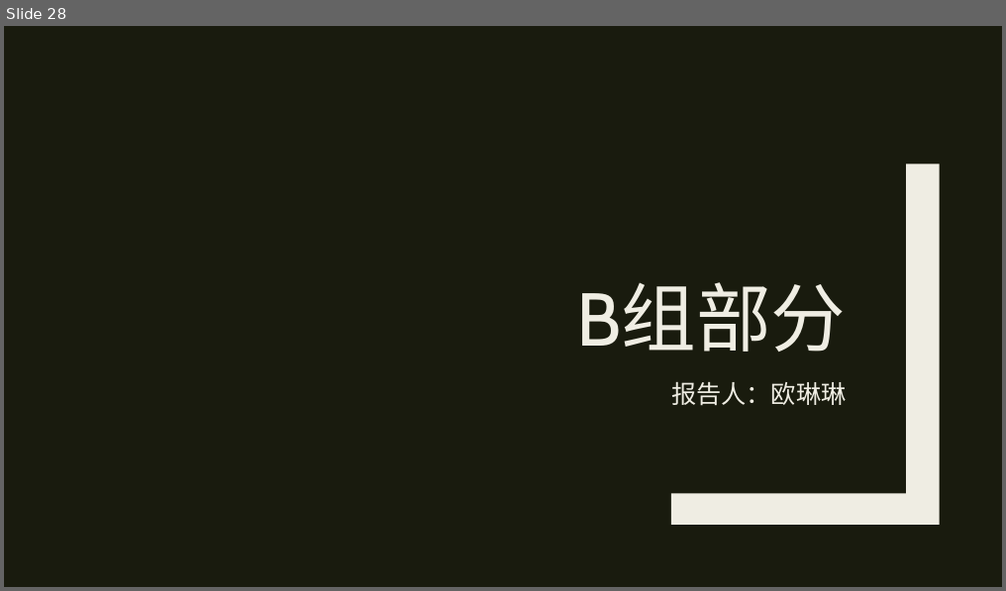
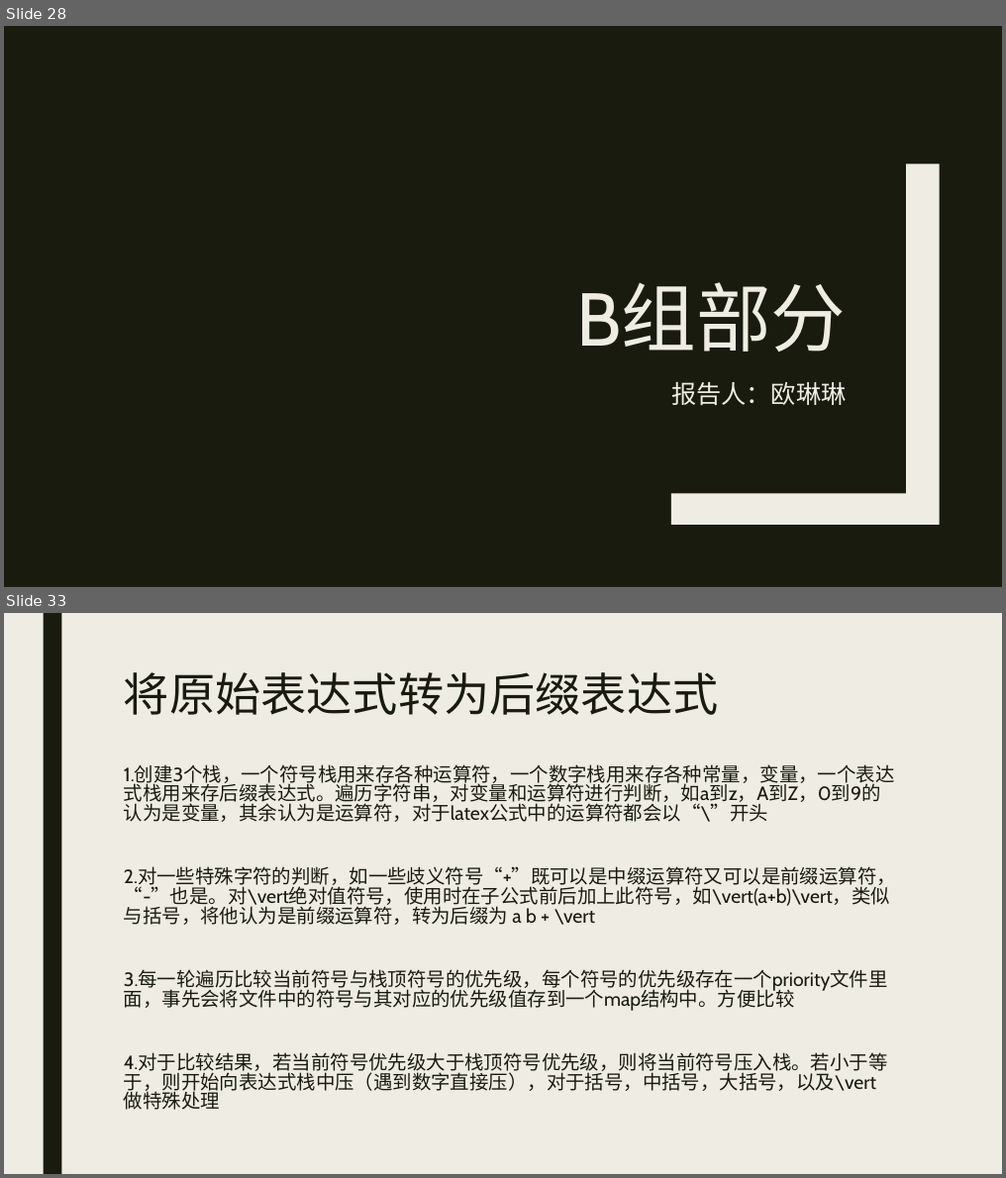
Before and after one commit to MU001999/maaath, a slide deck: docs/数据结构报告.pptx. Shown one above the other, each under a label of ours: slide 28 before the commit, slides 28 and 33 after it; the slides between them are not shown. The pictures are 1006x591 and 1006x1178 pixels, drawn with LibreOffice and Linux fonts; fonts in the diff are those of the drawing. Boxes give left, top, right and bottom in pixels: in the first picture for what was removed or moved away, otherwise in the second. Text is boxed around its words. In the diff, an @@ line names an element or a change of style, - is before the commit and + after.

```diff
--- a/docs/数据结构报告.pptx
+++ b/docs/数据结构报告.pptx
@@ slide 33 added at [4,613,1002,1174], background #EFEDE3 @@
@@ rectangle added at [43,613,61,1174], fill #191B0E @@
@@ title added at [124,672,719,715], 44 pt, text #191B0E @@
+将原始表达式转为后缀表达式
@@ text added at [124,764,896,1095], 18.5 pt, text #191B0E @@
+1.创建3个栈，一个符号栈用来存各种运算符，一个数字栈用来存各种常量，变量，一个表达式栈用来存后缀表达式。遍历字符串，对变量和运算符进行判断，如a到z，A到Z，0到9的认为是变量，其余认为是运算符，对于latex公式中的运算符都会以“\”开头
+2.对一些特殊字符的判断，如一些歧义符号“+”既可以是中缀运算符又可以是前缀运算符，“-”也是。对\vert绝对值符号，使用时在子公式前后加上此符号，如\vert(a+b)\vert，类似与括号，将他认为是前缀运算符，转为后缀为 a b + \vert
+3.每一轮遍历比较当前符号与栈顶符号的优先级，每个符号的优先级存在一个priority文件里面，事先会将文件中的符号与其对应的优先级值存到一个map结构中。方便比较
+4.对于比较结果，若当前符号优先级大于栈顶符号优先级，则将当前符号压入栈。若小于等于，则开始向表达式栈中压（遇到数字直接压），对于括号，中括号，大括号，以及\vert做特殊处理
```
Also in this commit, not shown: 24 other slides added, 3 other files.
